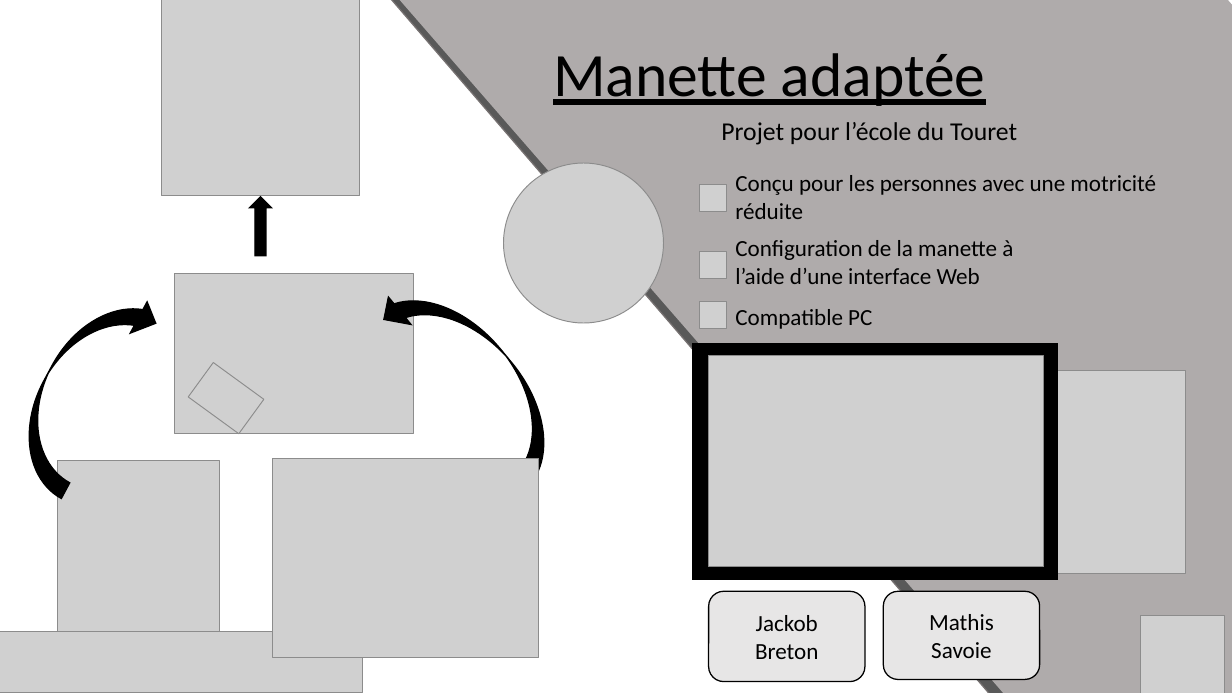
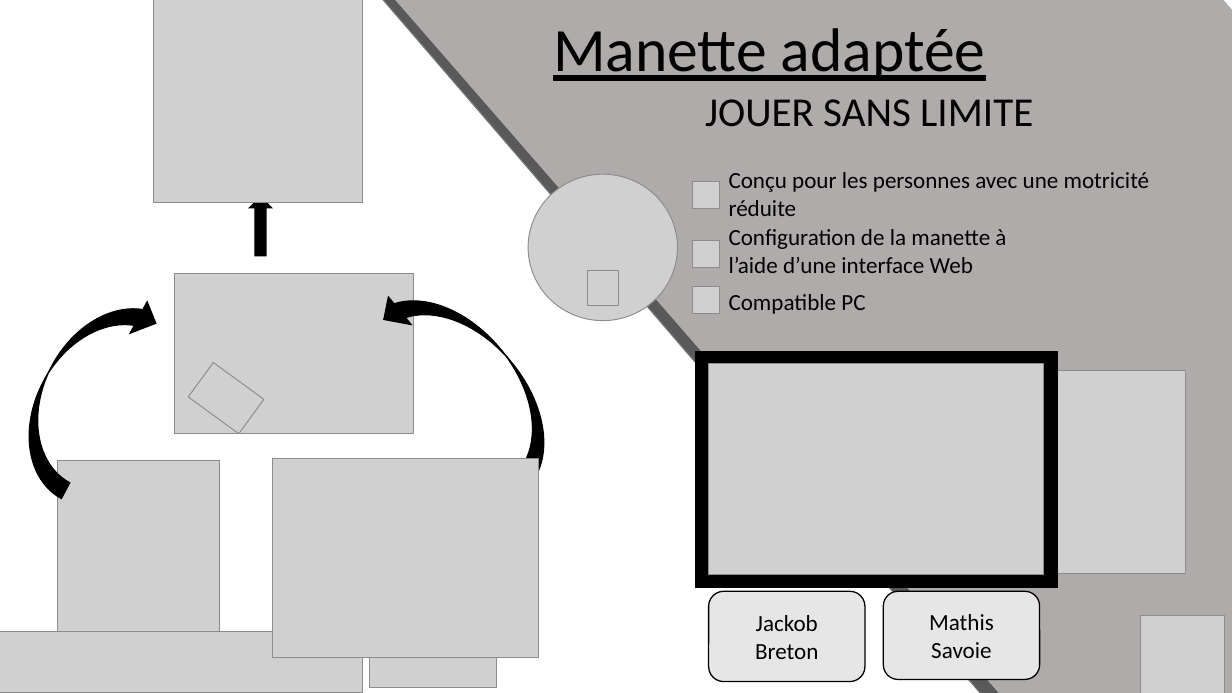
Before and after one commit to Savoie13/Manette_Adaptee, a slide deck: slide 1 of Documentation/Affiche_manetteAdaptee.pptx. Drawn at 1232x693 pixels with LibreOffice and Linux fonts; fonts in the diff are those of the drawing; grey boxes stand for pictures. Boxes give left, top, right and bottom in pixels: in the first picture for what was removed or moved away, otherwise in the second. Text is boxed around its words. In the diff, an @@ line names an element or a change of style, - is before the commit and + after.

Commit message:
quick changes

```diff
--- a/Documentation/Affiche_manetteAdaptee.pptx
+++ b/Documentation/Affiche_manetteAdaptee.pptx
@@ picture: place and size @@
-picture at [162,0,360,197]
+picture at [153,0,362,202]
@@ rectangle: place and size @@
-rectangle at [323,0,1232,693]
+rectangle at [316,0,1232,693]
@@ text "Manette adaptée": place and size @@
-text "Manette adaptée" at [553,53,986,106]
+text "Manette adaptée" at [553,28,986,81]
@@ text added at [705,99,1033,127], 32 pt, text #000000 @@
+JOUER SANS LIMITE
@@ text removed at [721,122,1017,145] @@
-Projet pour l’école du Touret
@@ picture: place and size @@
-picture at [504,163,664,323]
+picture at [529,175,678,322]
@@ text "Conçu pour les personnes avec ...": place and size @@
-text "Conçu pour les personnes avec ..." at [735,175,1156,219]
+text "Conçu pour les personnes avec ..." at [729,172,1150,216]
@@ picture: place and size @@
-picture at [700,185,726,212]
+picture at [693,182,720,209]
@@ text "Configuration de la manette à ...": place and size @@
-text "Configuration de la manette à ..." at [735,240,1013,284]
+text "Configuration de la manette à ..." at [729,229,1006,273]
@@ picture: place and size @@
-picture at [700,251,726,278]
+picture at [693,240,720,267]
@@ picture added at [587,270,618,305] @@
@@ picture: place and size @@
-picture at [700,301,726,328]
+picture at [693,287,720,313]
@@ text "Compatible PC": place and size @@
-text "Compatible PC" at [735,309,872,329]
+text "Compatible PC" at [729,294,865,314]
@@ rectangle removed at [693,344,866,579] @@
@@ rectangle: place and size @@
-rectangle at [696,344,1058,579]
+rectangle at [696,351,1058,587]
@@ picture: place and size @@
-picture at [709,356,1044,567]
+picture at [709,364,1044,575]
@@ picture added at [370,625,497,688] @@
```
